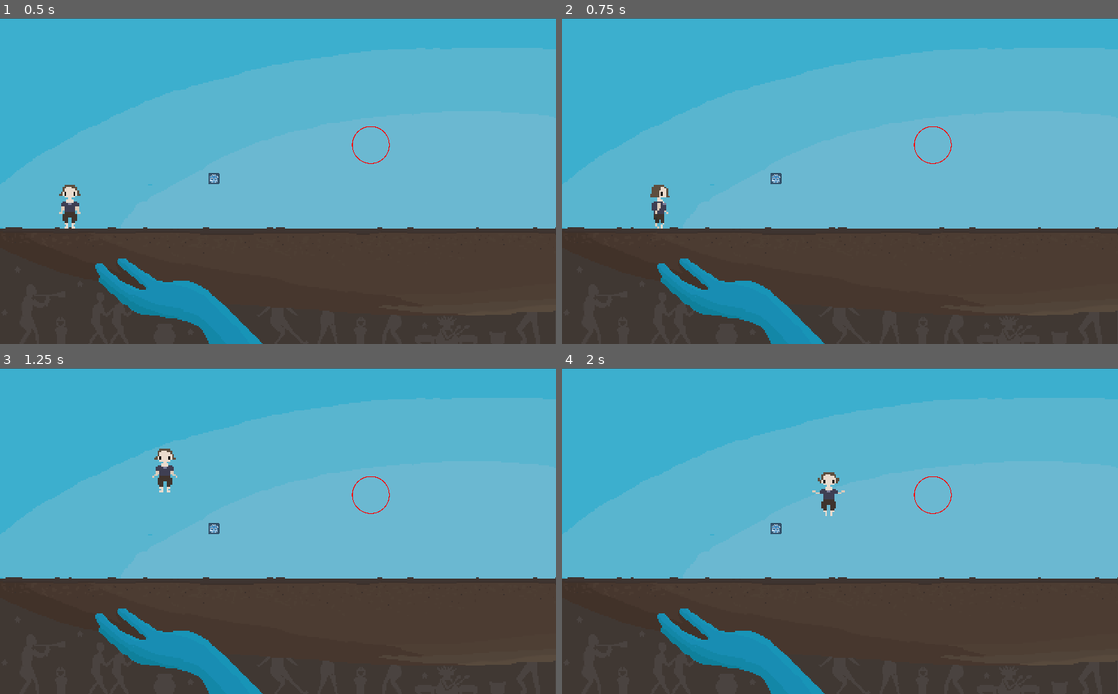
Above: before the commit, frames 1-4 (two rows, left to right).
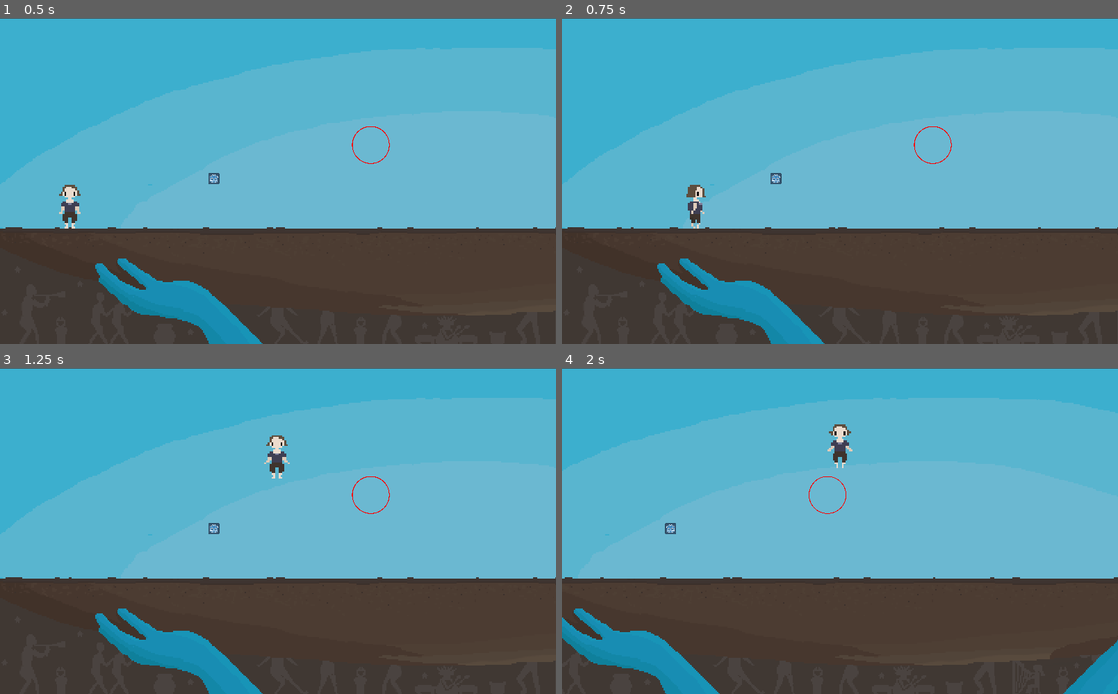
Above: after the commit, the same moments.

Repository: linasdev/qualia
Game: Godot game, scene res://scenes/scene3(atlas)/scene3(atlas).tscn
The game is run twice, just before and just after one commit, with the same random seed, the same clock (stepped at 60 frames per second) and the same inputs.
Inputs (mouse positions are in pixels of both pictures, inside the frame that each line leads up to):
- Up to frame 1 (0.5 s): no input
- Up to frame 2 (0.75 s): move the mouse to (962, 164) at 0.52 s; hold Right (ui_right) from 0.53 s (still down); click (962, 164) at 0.6 s
- Up to frame 3 (1.25 s): keep holding Right (ui_right); tap Space (jump) at 0.77 s
- Up to frame 4 (2 s): keep holding Right (ui_right); move the mouse to (728, 547) at 1.27 s; tap E (interact) at 1.35 s; tap Space (jump) at 1.52 s; click (728, 547) at 1.55 s

Frame 1 is identical in both runs. In frame 2, 0.5% of the frame differs, in the area x 15-26%, y 51-65%; in frame 3, 0.6%; in frame 4, 14%, in the area x 0-100%, y 9-100%.

Commit message:
Add dash ability

Diff:
--- a/entities/player/player.gd
+++ b/entities/player/player.gd
@@ -1,14 +1,17 @@
 extends KinematicBody2D
 
 export var run_speed = 65  # How fast the player will move (pixels/sec).
+export var dash_speed = 165
 export var jump_speed = -150
 export var gravity = 300
 export var horizontal_slowdown = 300
+export var dash_cooldown = 1.5
 
 var velocity = Vector2()
 var velocity_modifiers = Vector2()
 var jumping = false
 var interactableObject
+var time_since_dash = dash_cooldown
 
 func _input(event):
 	if Input.is_action_just_pressed("jump") and is_on_floor():
@@ -16,6 +19,8 @@
 		velocity_modifiers.y = jump_speed
 	if Input.is_action_just_pressed("interact"):
 		interact()
+	if Input.is_action_just_pressed("dash") and time_since_dash > dash_cooldown:
+		dash()
 
 func process_animation():
 	var animation
@@ -46,9 +51,20 @@
 	if interactableObject != null:
 		interactableObject.interact()
 
-func _process(_delta):
+func dash():
+	var right = Input.is_action_pressed("ui_right")
+	var left = Input.is_action_pressed("ui_left")
+
+	if right:
+		velocity_modifiers.x += dash_speed
+	if left:
+		velocity_modifiers.x -= dash_speed
+	time_since_dash = 0
+
+func _process(delta):
 	process_animation()
 	process_interactability()
+	time_since_dash += delta
 
 # Skiela istryne get_input ir pakeite struktura, atleiskit, kolegos :(
 
--- a/project.godot
+++ b/project.godot
@@ -102,3 +102,8 @@
 "events": [ Object(InputEventKey,"resource_local_to_scene":false,"resource_name":"","device":0,"alt":false,"shift":false,"control":false,"meta":false,"command":false,"pressed":false,"scancode":32,"unicode":0,"echo":false,"script":null)
  ]
 }
+dash={
+"deadzone": 0.5,
+"events": [ Object(InputEventMouseButton,"resource_local_to_scene":false,"resource_name":"","device":-1,"alt":false,"shift":false,"control":false,"meta":false,"command":false,"button_mask":0,"position":Vector2( 0, 0 ),"global_position":Vector2( 0, 0 ),"factor":1.0,"button_index":1,"pressed":false,"doubleclick":false,"script":null)
+ ]
+}
